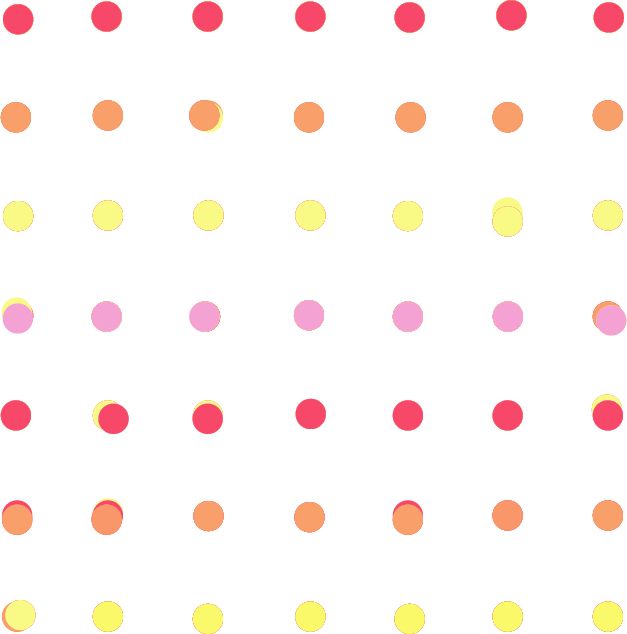
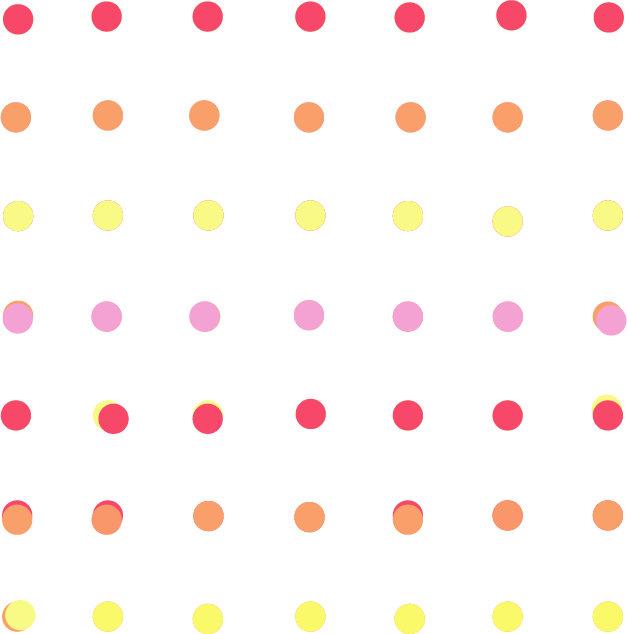
Comparing the layer stacks of the two 627 x 634 images. Changes:
hid "WalkerGIF2.png" over [0, 0, 627, 634]
hid "WalkerGIF3.png" over [0, 0, 624, 634]
hid "WalkerGIF4ai.png" over [0, 0, 624, 634]
hid "WalkerGIF6.png" over [0, 0, 624, 634]
hid "WalkerGIF7.png" over [0, 0, 624, 634]
